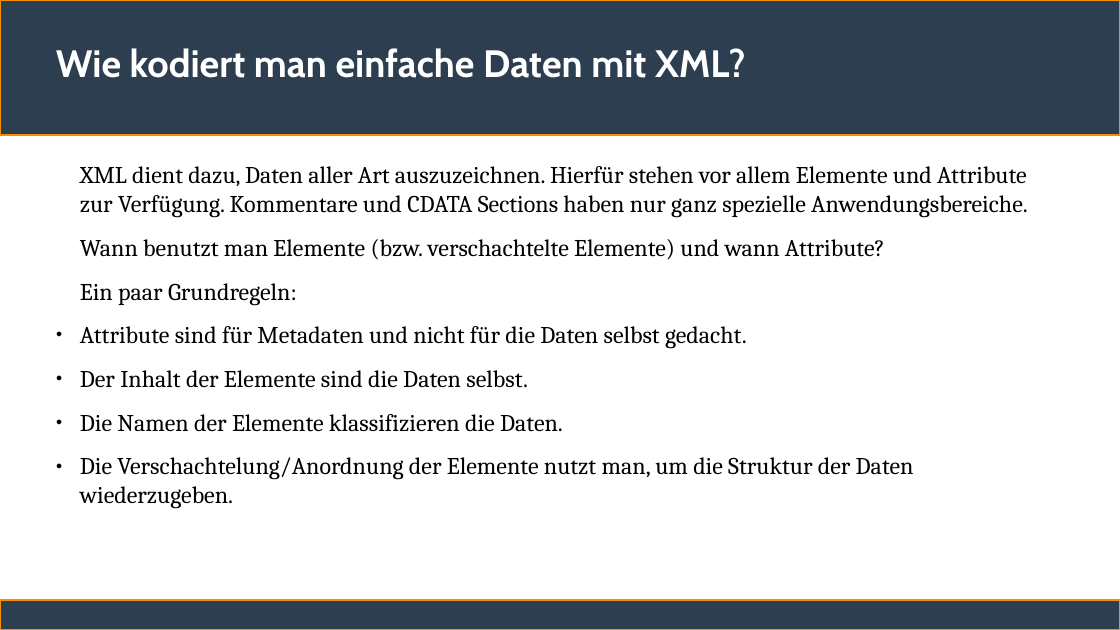
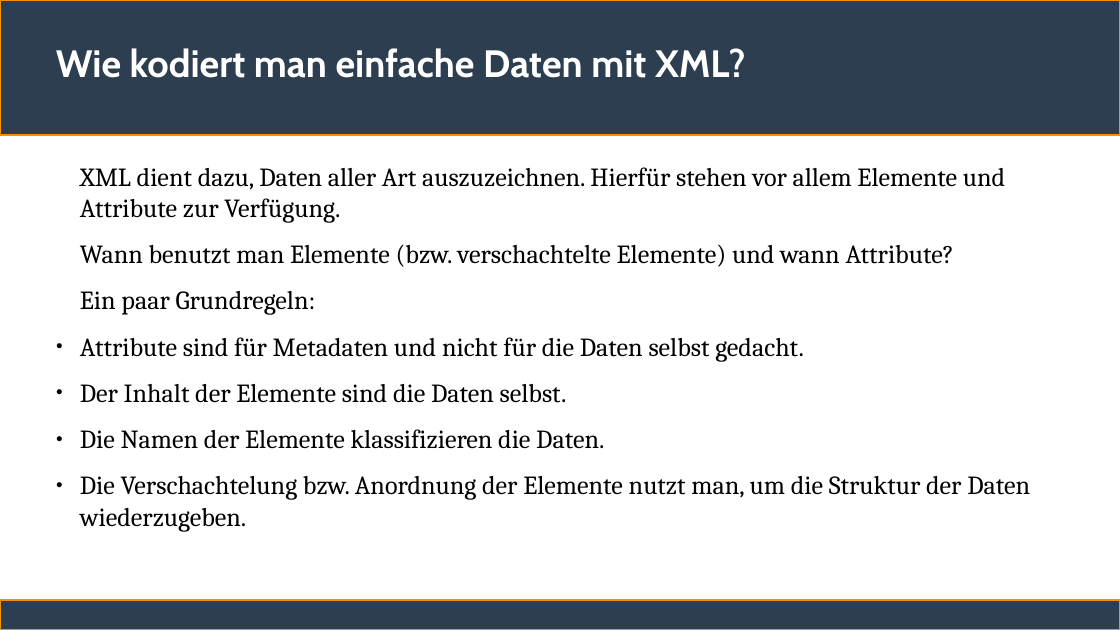
Before and after one commit to ChristianSonderUniSG/xml-kurs, a slide deck: slide 4 of sitzung_2/sitzung_2.odp (slide 12 before the commit). Drawn at 1120x630 pixels with LibreOffice and Linux fonts; fonts in the diff are those of the drawing. Boxes give left, top, right and bottom in pixels: in the first picture for what was removed or moved away, otherwise in the second. Text is boxed around its words. In the diff, an @@ line names an element or a change of style, - is before the commit and + after.

```diff
--- a/sitzung_2/sitzung_2.odp
+++ b/sitzung_2/sitzung_2.odp
@@ text at [80, 167, 1005, 223]: text changed; size 17 to 18.5 pt @@
-XML dient dazu, Daten aller Art auszuzeichnen. Hierfür stehen vor allem Elemente und Attribute zur Verfügung. Kommentare und CDATA Sections haben nur ganz spezielle Anwendungsbereiche.
+XML dient dazu, Daten aller Art auszuzeichnen. Hierfür stehen vor allem Elemente und Attribute zur Verfügung.
@@ text at [80, 244, 954, 449]: size 17 to 18.5 pt in "Wann benutzt man Elemente (bzw. verschachtelte Elemente) ...", "Ein paar Grundregeln:", "Attribute sind für Metadaten und nicht für ...", "Der Inhalt der Elemente sind die Daten ..." and 1 more places @@
@@ text at [80, 476, 1030, 532]: text changed; size 17 to 18.5 pt @@
-● Die Verschachtelung/Anordnung der Elemente nutzt man, um die Struktur der Daten wiederzugeben.
+● Die Verschachtelung bzw. Anordnung der Elemente nutzt man, um die Struktur der Daten wiederzugeben.
```
Also in this commit, not shown: 1 other slide changed, 1 other file.
